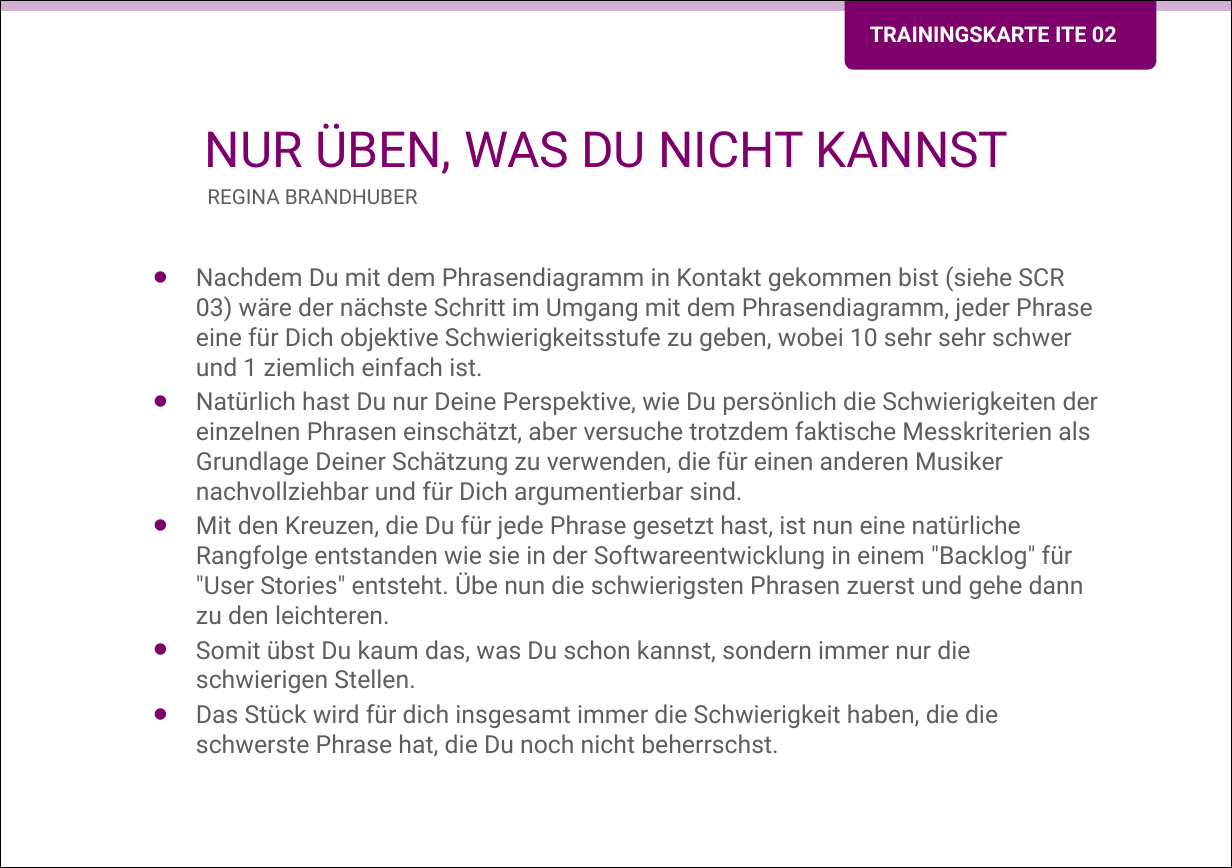
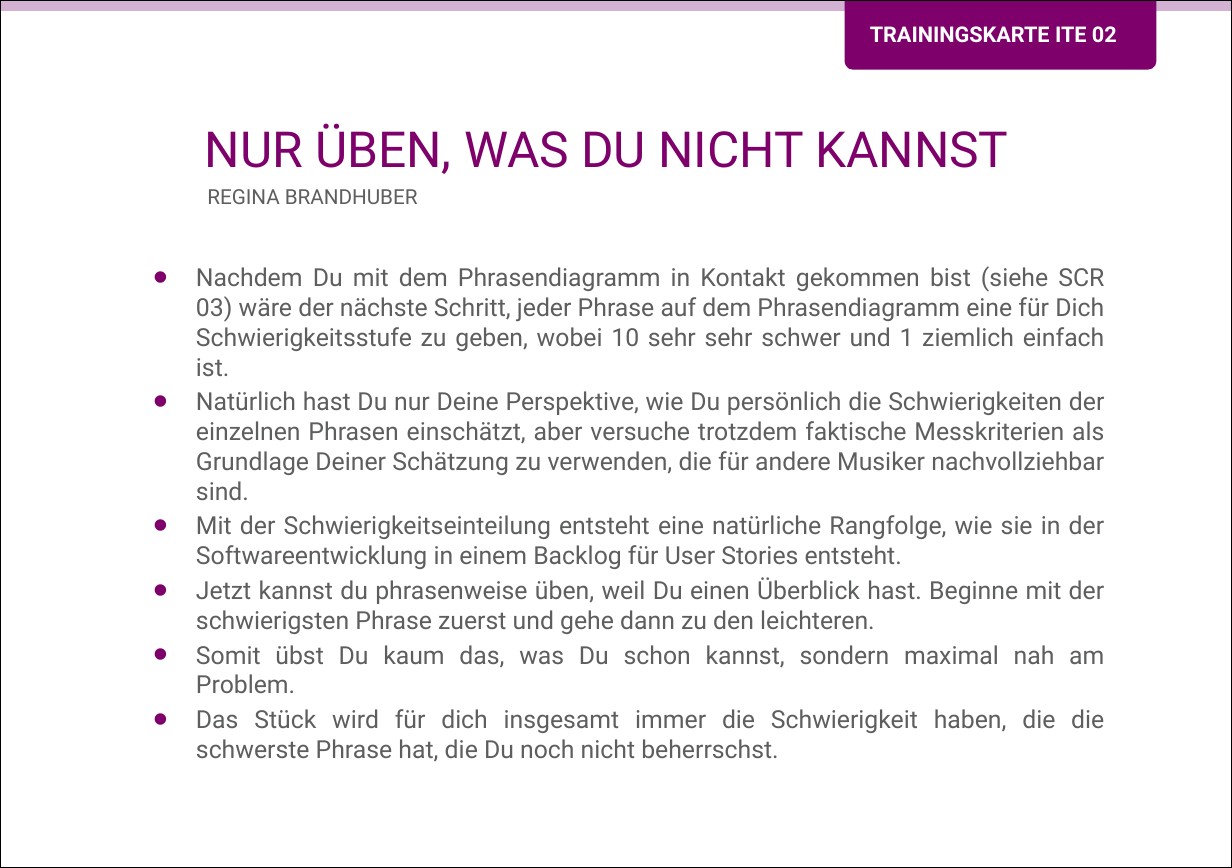
Before and after one commit to Teamtool/training-materials, a slide deck: slide 1 of training-cards/music moves/Iterative (ITE)/ger_ITE_02_Nur_ueben_was_du_nicht_kann_MM_A.pptx. Drawn at 1232x868 pixels with LibreOffice and Linux fonts; fonts in the diff are those of the drawing; background and template pictures are left out. Boxes give left, top, right and bottom in pixels: in the first picture for what was removed or moved away, otherwise in the second. Text is boxed around its words. In the diff, an @@ line names an element or a change of style, - is before the commit and + after.

```diff
--- a/training-cards/music moves/Iterative (ITE)/ger_ITE_02_Nur_ueben_was_du_nicht_kann_MM_A.pptx
+++ b/training-cards/music moves/Iterative (ITE)/ger_ITE_02_Nur_ueben_was_du_nicht_kann_MM_A.pptx
@@ text at <box>196,266,1105,693</box>: text changed @@
-• Nachdem Du mit dem Phrasendiagramm in Kontakt gekommen bist (siehe SCR 03) wäre der nächste Schritt im Umgang mit dem Phrasendiagramm, jeder Phrase eine für Dich objektive Schwierigkeitsstufe zu geben, wobei 10 sehr sehr schwer und 1 ziemlich einfach ist.
-• Natürlich hast Du nur Deine Perspektive, wie Du persönlich die Schwierigkeiten der einzelnen Phrasen einschätzt, aber versuche trotzdem faktische Messkriterien als Grundlage Deiner Schätzung zu verwenden, die für einen anderen Musiker nachvollziehbar und für Dich argumentierbar sind.
-• Mit den Kreuzen, die Du für jede Phrase gesetzt hast, ist nun eine natürliche Rangfolge entstanden wie sie in der Softwareentwicklung in einem "Backlog" für "User Stories" entsteht. Übe nun die schwierigsten Phrasen zuerst und gehe dann zu den leichteren.
-• Somit übst Du kaum das, was Du schon kannst, sondern immer nur die schwierigen Stellen.
+• Nachdem Du mit dem Phrasendiagramm in Kontakt gekommen bist (siehe SCR 03) wäre der nächste Schritt, jeder Phrase auf dem Phrasendiagramm eine für Dich Schwierigkeitsstufe zu geben, wobei 10 sehr sehr schwer und 1 ziemlich einfach ist.
+• Natürlich hast Du nur Deine Perspektive, wie Du persönlich die Schwierigkeiten der einzelnen Phrasen einschätzt, aber versuche trotzdem faktische Messkriterien als Grundlage Deiner Schätzung zu verwenden, die für andere Musiker nachvollziehbar sind.
+• Mit der Schwierigkeitseinteilung entsteht eine natürliche Rangfolge, wie sie in der Softwareentwicklung in einem Backlog für User Stories entsteht.
+• Jetzt kannst du phrasenweise üben, weil Du einen Überblick hast. Beginne mit der schwierigsten Phrase zuerst und gehe dann zu den leichteren.
+• Somit übst Du kaum das, was Du schon kannst, sondern maximal nah am Problem.
@@ text at <box>196,709,1104,761</box>: alignment left to justified @@
```
Also in this commit, not shown: 1 other slide changed, 1 other file.
